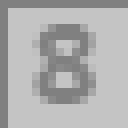
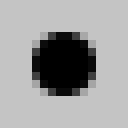
Revision of a layered (128, 128) image; what changed, layer by layer:
hid "8" over left=32, top=24, right=96, bottom=104
hid "Border" over left=0, top=0, right=128, bottom=128
painted on "Layer 1" over left=0, top=0, right=128, bottom=128
